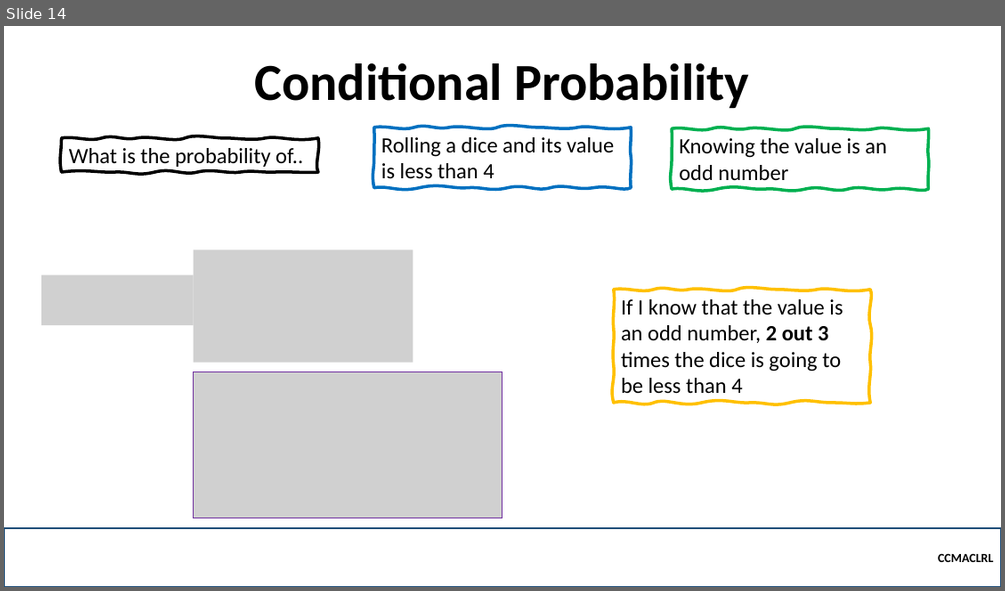
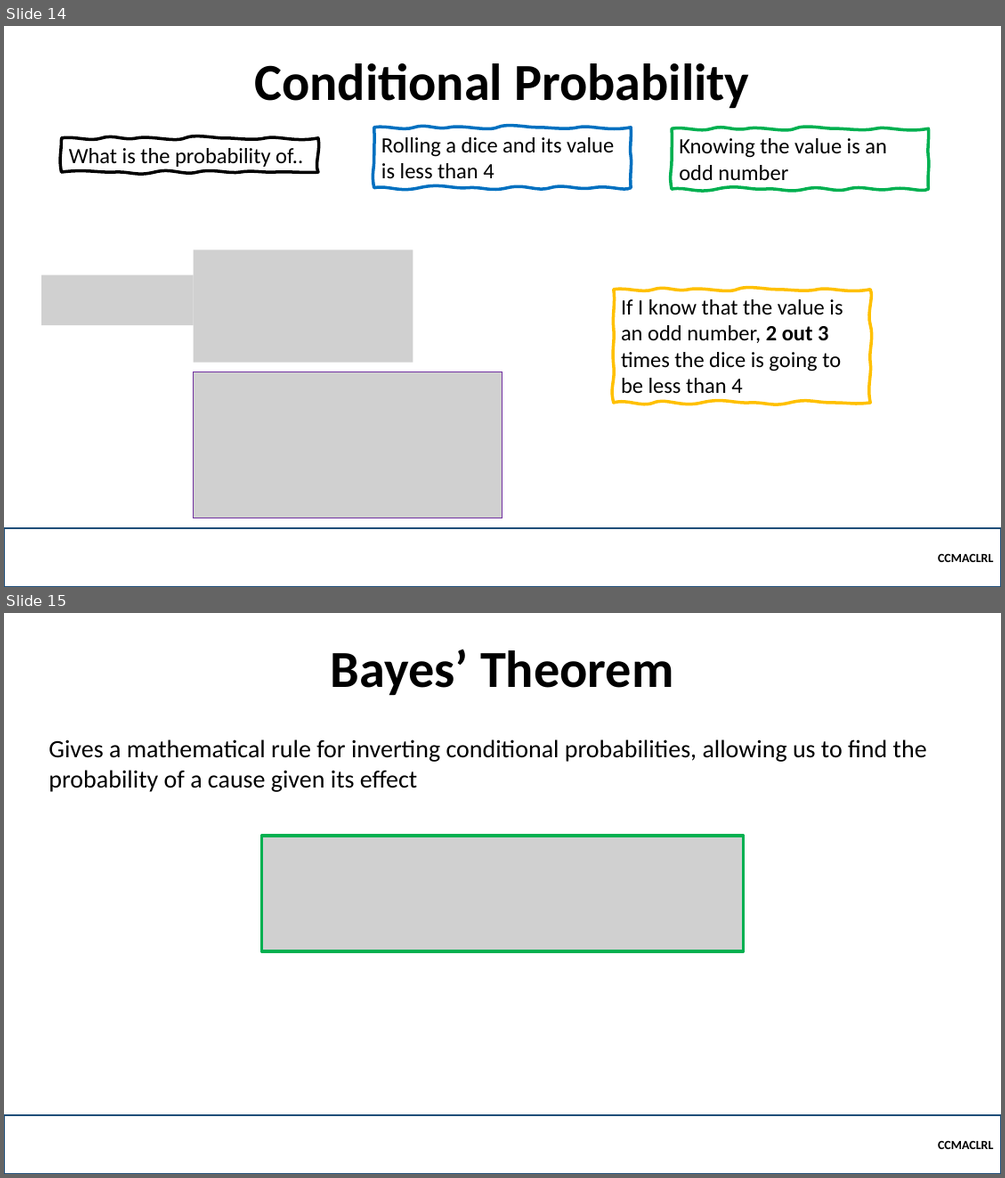
Before and after one commit to robitussin/CCMACLRL, a slide deck: 6 - Naive Bayes/Conditional Probability.pptx. Shown one above the other, each under a label of ours: slide 14 before the commit, slides 14 and 15 after it. The pictures are 1005x591 and 1005x1178 pixels, drawn with LibreOffice and Linux fonts; fonts in the diff are those of the drawing; grey boxes stand for pictures; background and template pictures are left out. Boxes give left, top, right and bottom in pixels: in the first picture for what was removed or moved away, otherwise in the second. Text is boxed around its words. In the diff, an @@ line names an element or a change of style, - is before the commit and + after.

```diff
--- a/6 - Naive Bayes/Conditional Probability.pptx
+++ b/6 - Naive Bayes/Conditional Probability.pptx
@@ slide 15 added at (x1=4, y1=613, x2=1001, y2=1174), background picture (left out) @@
@@ title added at (x1=331, y1=649, x2=674, y2=696), 50 pt, text #000000, bold @@
+Bayes’ Theorem
@@ text added at (x1=48, y1=739, x2=927, y2=792), 24 pt, text #000000 @@
+Gives a mathematical rule for inverting conditional probabilities, allowing us to find the probability of a cause given its effect
@@ picture added at (x1=262, y1=835, x2=744, y2=951) @@
@@ rectangle added at (x1=4, y1=1115, x2=1001, y2=1174), outline #1F4E79 2.25 pt, 12 pt, text #000000, bold @@
+CCMACLRL
```
Also in this commit, not shown: 2 other slides added, 1 other file.
